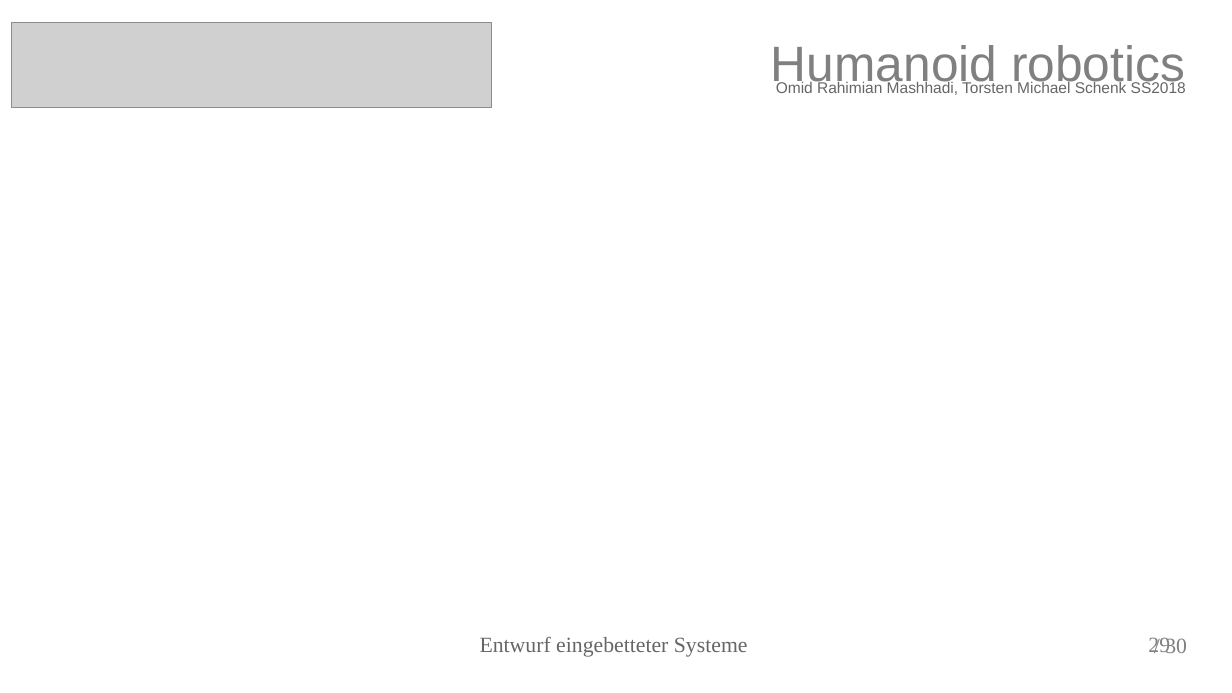
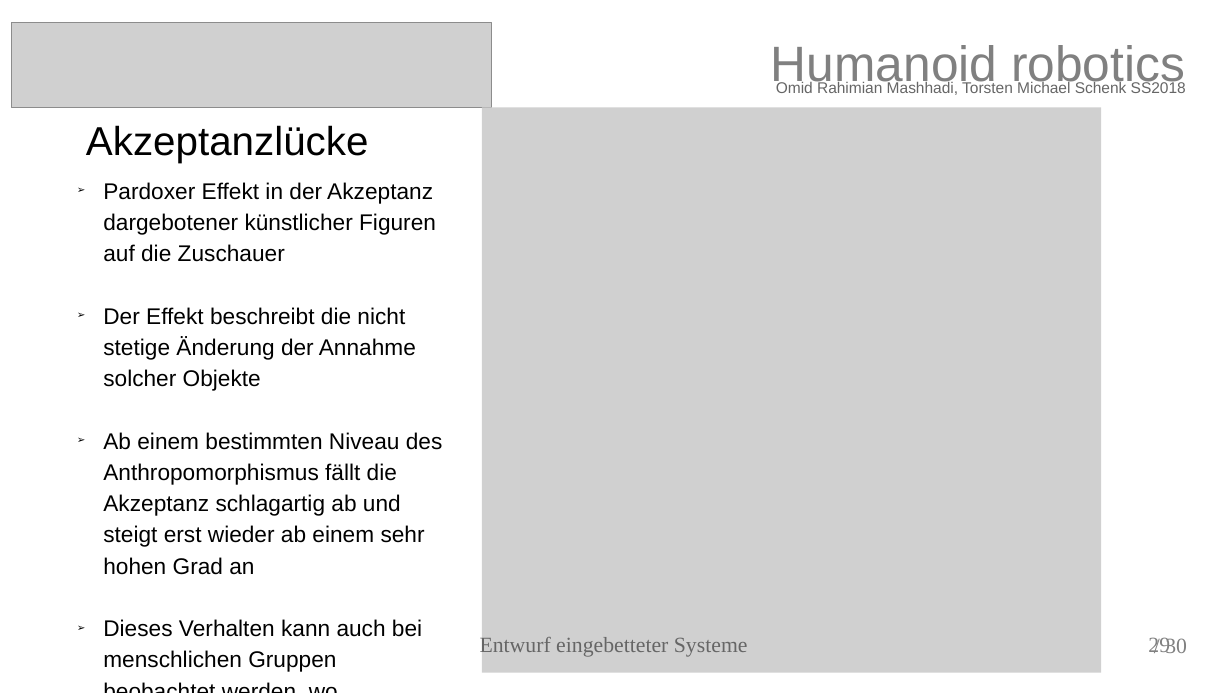
Before and after one commit to torstenschenk/beuth-avatar-ss2018, a slide deck: slide 29 of Presentation/HumanoidRobotic.odp. Drawn at 1232x693 pixels with LibreOffice and Linux fonts; fonts in the diff are those of the drawing; grey boxes stand for pictures. Boxes give left, top, right and bottom in pixels: in the first picture for what was removed or moved away, otherwise in the second. Text is boxed around its words. In the diff, an @@ line names an element or a change of style, - is before the commit and + after.

```diff
--- a/Presentation/HumanoidRobotic.odp
+++ b/Presentation/HumanoidRobotic.odp
@@ picture added at bbox=[482, 107, 1101, 673] @@
@@ title added at bbox=[86, 125, 369, 163], 26 pt, text #000000 @@
+Akzeptanzlücke
@@ text added at bbox=[103, 182, 443, 672], 14.6 pt, text #000000 @@
+➢ Pardoxer Effekt in der Akzeptanz dargebotener künstlicher Figuren auf die Zuschauer
+➢ Der Effekt beschreibt die nicht stetige Änderung der Annahme solcher Objekte
+➢ Ab einem bestimmten Niveau des Anthropomorphismus fällt die Akzeptanz schlagartig ab und steigt erst wieder ab einem sehr hohen Grad an
+➢ Dieses Verhalten kann auch bei menschlichen Gruppen beobachtet werden, wo Absonderung ein Teil der Gruppendynamik ausmacht
```
Also in this commit, not shown: 8 other slides changed, 4 other files.
